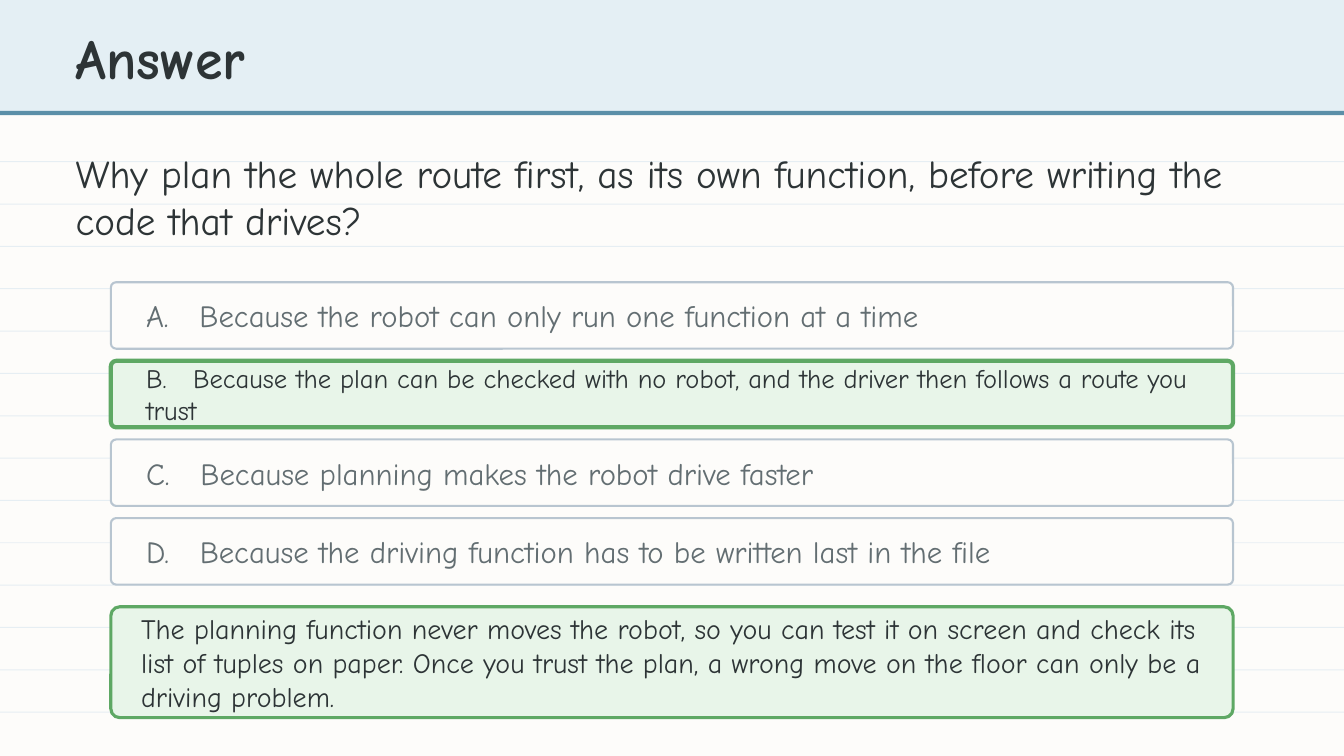
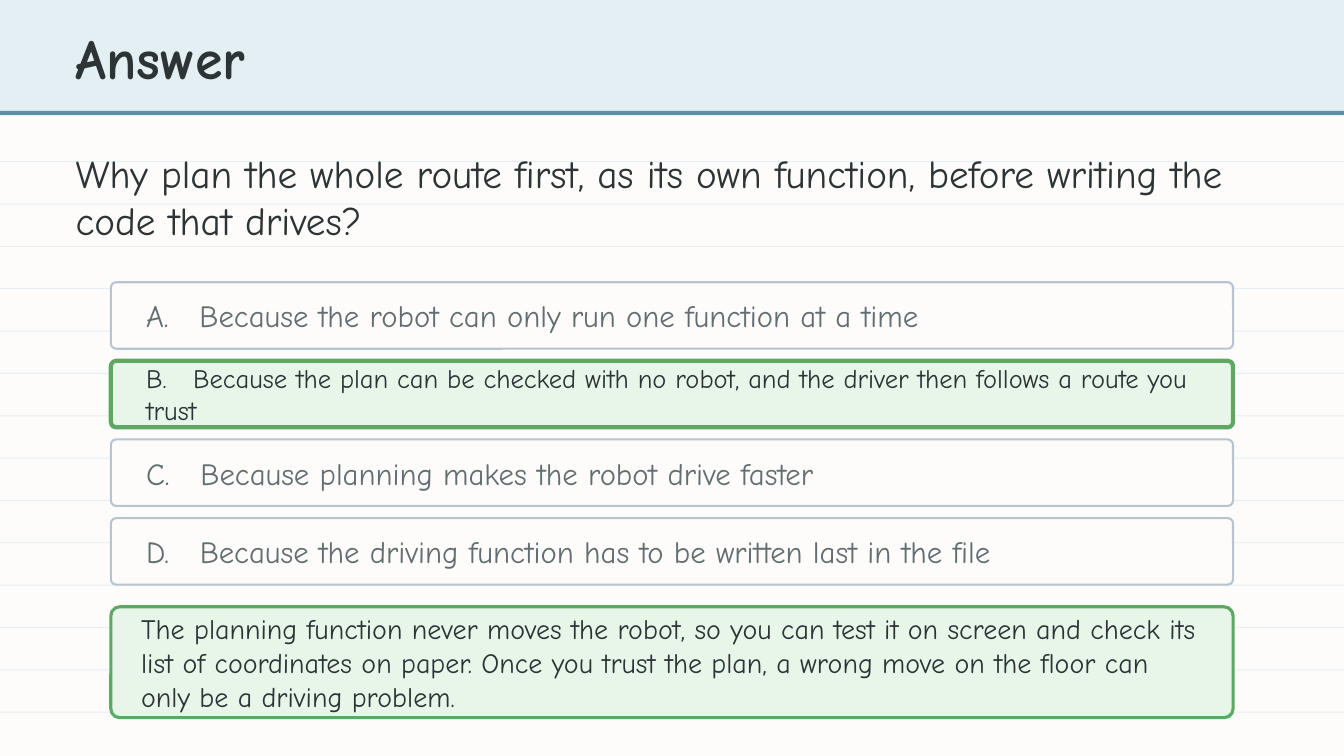
Before and after one commit to bradamiller/LearningPython, a slide deck: slide 16 of static/slides/module-04-manhattan/module-4-lesson-00-overview.pptx (slide 14 before the commit). Drawn at 1344x756 pixels with LibreOffice and Linux fonts; fonts in the diff are those of the drawing. Boxes give left, top, right and bottom in pixels: in the first picture for what was removed or moved away, otherwise in the second. Text is boxed around its words. In the diff, an @@ line names an element or a change of style, - is before the commit and + after.

```diff
--- a/static/slides/module-04-manhattan/module-4-lesson-00-overview.pptx
+++ b/static/slides/module-04-manhattan/module-4-lesson-00-overview.pptx
@@ text at (x1=141, y1=620, x2=1195, y2=713): text changed @@
-The planning function never moves the robot, so you can test it on screen and check its list of tuples on paper. Once you trust the plan, a wrong move on the floor can only be a driving problem.
+The planning function never moves the robot, so you can test it on screen and check its list of coordinates on paper. Once you trust the plan, a wrong move on the floor can only be a driving problem.
```
Also in this commit, not shown: 11 other slides changed, 3 slides added, 1 slide removed, 11 other files.
